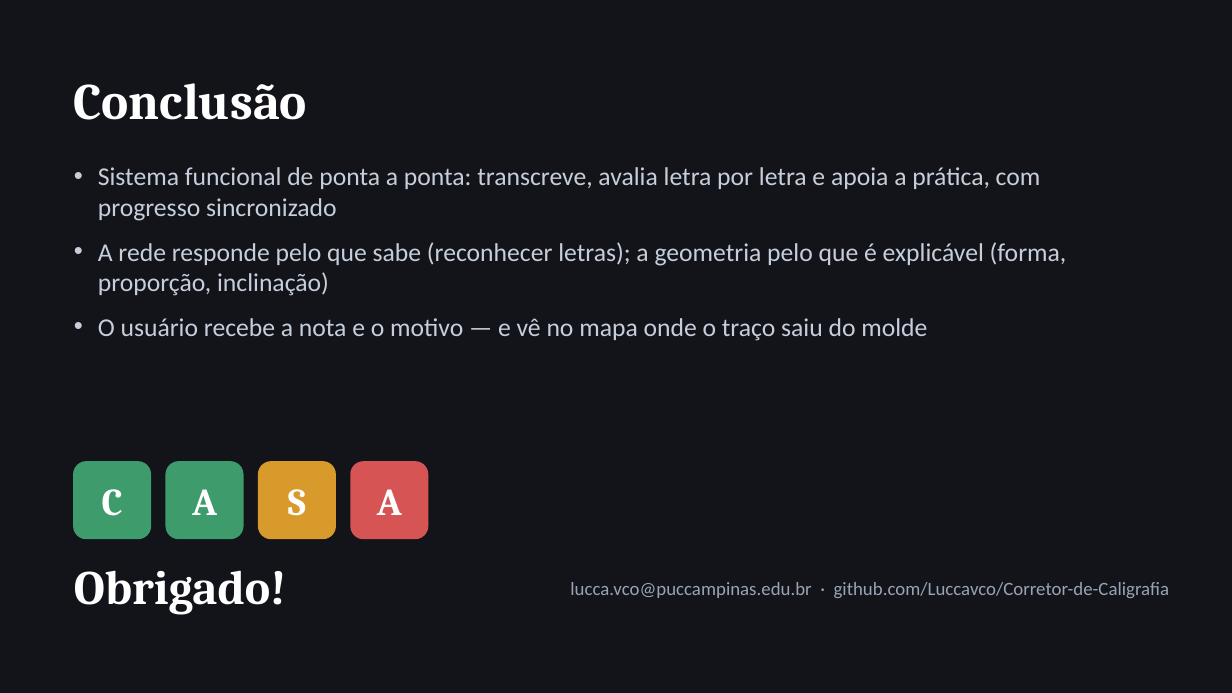
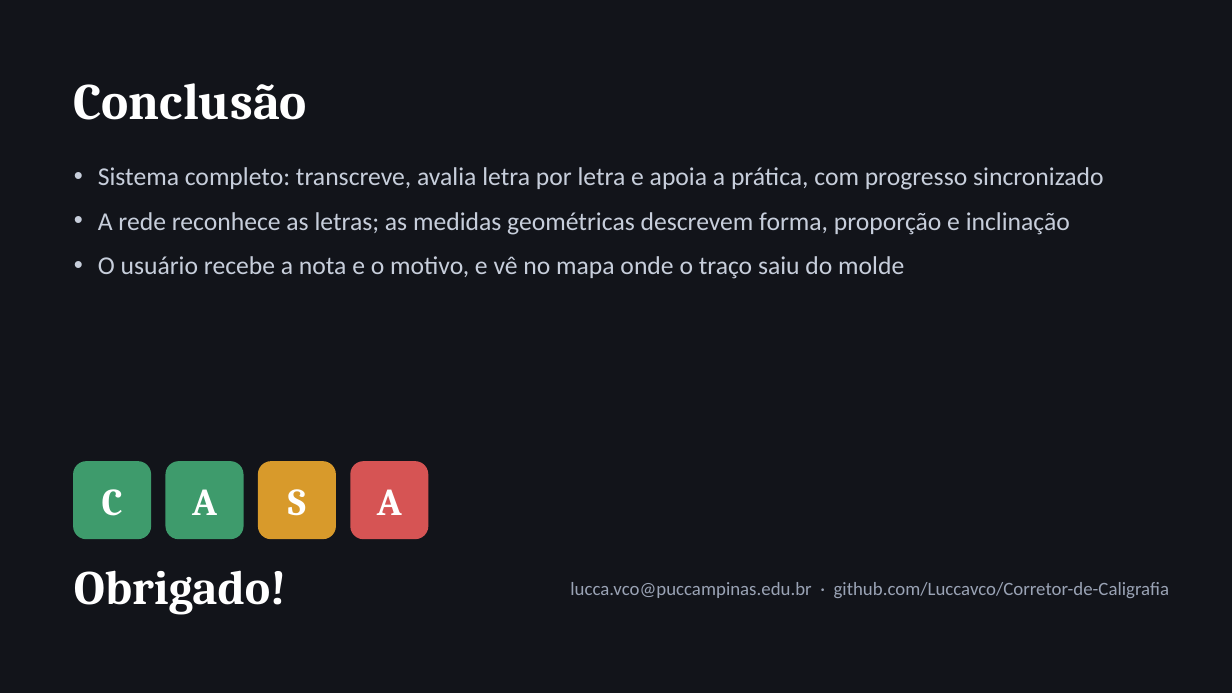
Before and after one commit to Luccavco/Corretor-de-Caligrafia, a slide deck: slide 14 of para artigo/entrega/Apresentacao_Calligraphos.pptx. Drawn at 1232x693 pixels with LibreOffice and Linux fonts; fonts in the diff are those of the drawing. Boxes give left, top, right and bottom in pixels: in the first picture for what was removed or moved away, otherwise in the second. Text is boxed around its words. In the diff, an @@ line names an element or a change of style, - is before the commit and + after.

```diff
--- a/para artigo/entrega/Apresentacao_Calligraphos.pptx
+++ b/para artigo/entrega/Apresentacao_Calligraphos.pptx
@@ text at [98,167,1104,279]: text changed @@
-• Sistema funcional de ponta a ponta: transcreve, avalia letra por letra e apoia a prática, com progresso sincronizado
-• A rede responde pelo que sabe (reconhecer letras); a geometria pelo que é explicável (forma, proporção, inclinação)
-• O usuário recebe a nota e o motivo — e vê no mapa onde o traço saiu do molde
+• Sistema completo: transcreve, avalia letra por letra e apoia a prática, com progresso sincronizado
+• A rede reconhece as letras; as medidas geométricas descrevem forma, proporção e inclinação
+• O usuário recebe a nota e o motivo, e vê no mapa onde o traço saiu do molde
```
Also in this commit, not shown: 6 other slides changed, 11 other files.
